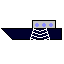
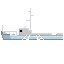
Layered file, before and after one edit (64 x 64). Changes by layer:
added layer "Warstwa #1" above "Warstwa" over <box>12,35,54,40</box>
painted on "Warstwa" over <box>1,8,63,40</box>
renamed "Tło" to "side-view-of-small-fishing-boat-Download-Royalty-free-Vector-File-EPS-50612.jpg", hid it, painted on it over <box>1,8,63,40</box>
